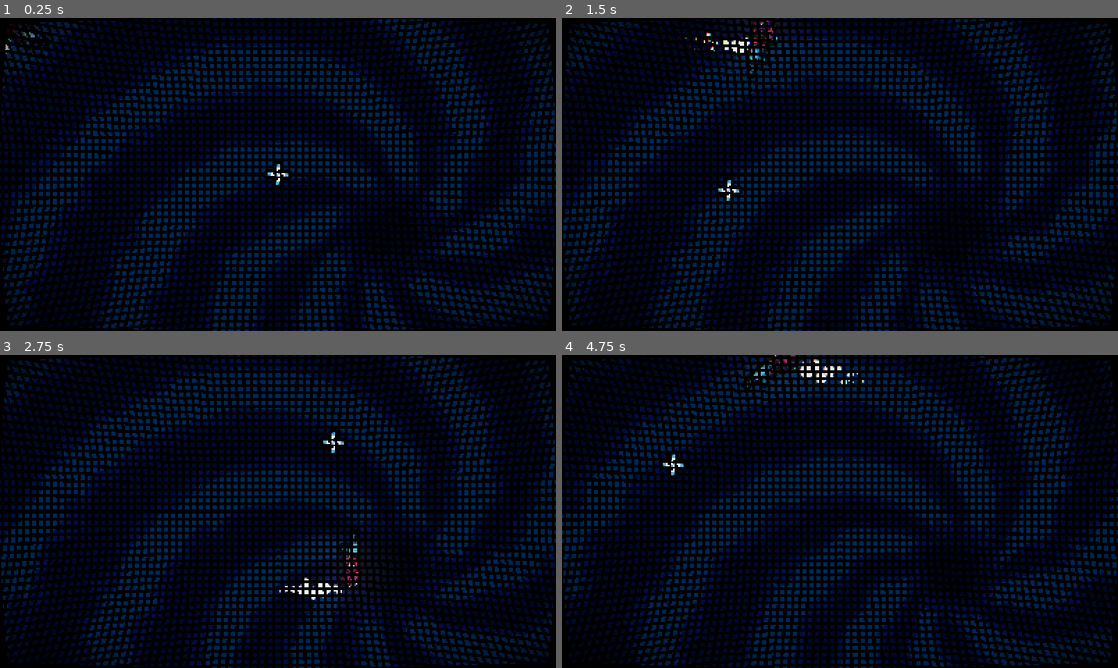
Above: before the commit, frames 1-4 (two rows, left to right).
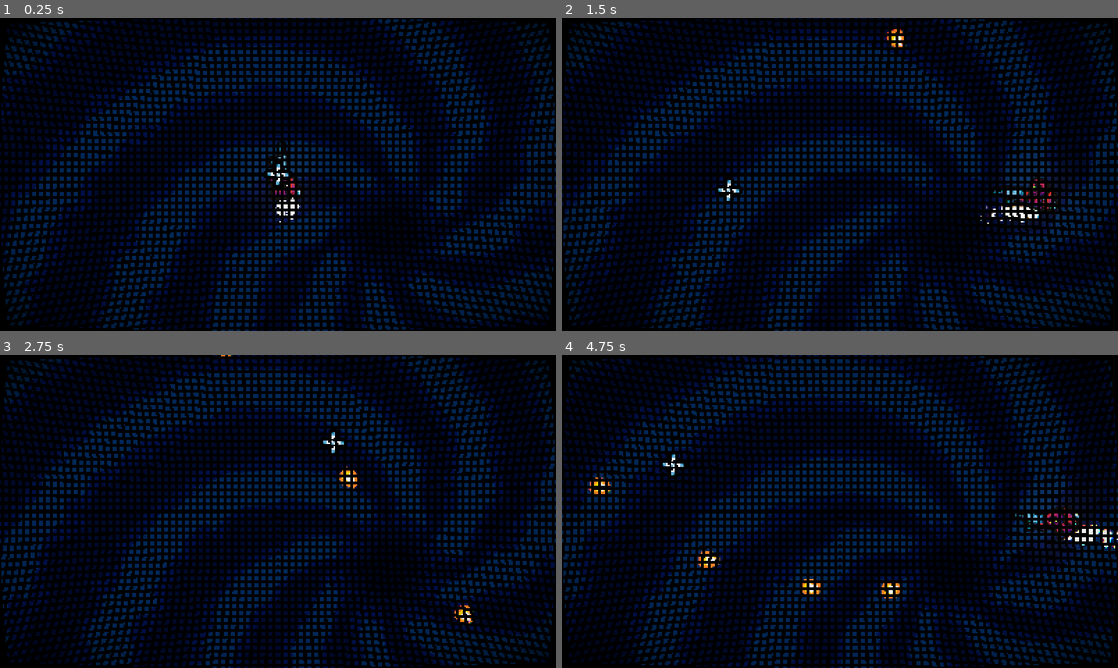
Above: after the commit, the same moments.

Repository: nemene21/gmtk-2023
Game: Godot game, scene res://scenes/main.tscn
Two runs of this game, one before a commit and one after it. Both use one fixed random seed, a clock stepped at 60 frames per second and the inputs below.
Inputs (mouse positions are in pixels of both pictures, inside the frame that each line leads up to):
- Up to frame 1 (0.25 s): no input
- Up to frame 2 (1.5 s): move the mouse to (962, 158) at 0.52 s; press the mouse at (962, 158) at 0.53 s; hold D (right) 0.53-1.28 s; move the mouse to (728, 190) at 1.27 s; release the mouse at (728, 190) at 1.28 s; hold S (down) from 1.28 s (still down); click (728, 190) at 1.35 s
- Up to frame 3 (2.75 s): move the mouse to (333, 442) at 2.02 s; release S (down) at 2.03 s; press the mouse at (333, 442) at 2.03 s; hold D (right) from 2.03 s (still down)
- Up to frame 4 (4.75 s): move the mouse to (812, 574) at 2.77 s; release D (right) at 2.78 s; release the mouse at (812, 574) at 2.78 s; hold W (up) 2.78-3.53 s; click (812, 574) at 2.85 s; move the mouse to (1006, 558) at 3.52 s; press the mouse at (1006, 558) at 3.53 s; hold A (left) from 3.53 s (still down); move the mouse to (673, 464) at 4.27 s; release the mouse at (673, 464) at 4.28 s; click (673, 464) at 4.35 s

The runs differ from the first frame. In frame 1, 0.4% of the frame differs, in the area x 0-55%, y 1-66%; in frame 2, 0.8%; in frame 3, 0.5%; in frame 4, 1.0%, in the area x 4-100%, y 0-78%.

Commit message:
shooting

Diff:
--- a/scenes/main.tscn
+++ b/scenes/main.tscn
@@ -34,6 +34,7 @@
 position = Vector2(480, 270)
 
 [node name="Player" parent="." instance=ExtResource("1_3v7hw")]
+position = Vector2(482, 288)
 
 [node name="bg_layer" type="CanvasLayer" parent="."]
 layer = -1
--- a/scenes/player/gun.gd
+++ b/scenes/player/gun.gd
@@ -4,18 +4,19 @@
 @onready var reload_timer := $reload_timer
 @onready var animation_player := $AnimationPlayer
 @onready var flasher := $ak/flasher
+@onready var barrel := $ak/barrel
 
 @onready var player : CharacterBody2D = get_parent()
 
+const bullet_scene := preload("res://scenes/player/projectile/player_bullet.tscn")
 var reloaded := true
-
 signal shot
 
 func _process(delta):
 	var difference : Vector2 = get_global_mouse_position() - global_position
 	rotation = lerp_angle(rotation, difference.angle(), delta * 16)
 
-	gun_sprite.flip_v = get_global_mouse_position().x < global_position.x
+	gun_sprite.scale.y = int(get_global_mouse_position().x > global_position.x) * 2 - 1
 
 	show_behind_parent = get_global_mouse_position().y < global_position.y
 
@@ -34,5 +35,11 @@
 
 	player.camera.shake(4, 20, 0.1, direction.angle())
 
+	var bullet := bullet_scene.instantiate()
+	bullet.global_position = barrel.global_position
+	bullet.velocity = direction * 1000
+
+	player.get_parent().add_child(bullet)
+
 func _on_reload_timer_timeout():
 	reloaded = true
--- a/scenes/player/player.tscn
+++ b/scenes/player/player.tscn
@@ -297,6 +297,9 @@
 
 [node name="flasher" parent="gun_anchor/ak" instance=ExtResource("5_68740")]
 
+[node name="barrel" type="Node2D" parent="gun_anchor/ak"]
+position = Vector2(13.3333, -2.66667)
+
 [node name="AnimationPlayer" type="AnimationPlayer" parent="gun_anchor"]
 libraries = {
 "": SubResource("AnimationLibrary_25fki")
--- /dev/null
+++ b/scenes/player/projectile/player_bullet.gd
@@ -0,0 +1,7 @@
+extends CharacterBody2D
+
+@onready var sprite := $sprite
+
+func _physics_process(delta):
+	sprite.rotation = velocity.angle()
+	move_and_slide()
--- /dev/null
+++ b/scenes/player/projectile/player_bullet.tscn
@@ -0,0 +1,55 @@
+[gd_scene load_steps=6 format=3 uid="uid://d0ixi6uo2equh"]
+
+[ext_resource type="Script" path="res://scenes/player/projectile/player_bullet.gd" id="1_pkm8x"]
+[ext_resource type="Texture2D" uid="uid://bn6bse7nojvbl" path="res://scenes/player/bullet.png" id="2_c3a08"]
+
+[sub_resource type="Animation" id="Animation_w58g7"]
+resource_name = "spawn"
+length = 0.1
+step = 0.025
+tracks/0/type = "value"
+tracks/0/imported = false
+tracks/0/enabled = true
+tracks/0/path = NodePath("sprite:scale")
+tracks/0/interp = 1
+tracks/0/loop_wrap = true
+tracks/0/keys = {
+"times": PackedFloat32Array(0, 0.025, 0.1),
+"transitions": PackedFloat32Array(-2, -2, -2),
+"update": 0,
+"values": [Vector2(0, 0), Vector2(5, 5), Vector2(3, 3)]
+}
+
+[sub_resource type="Animation" id="Animation_6ebss"]
+length = 0.001
+tracks/0/type = "value"
+tracks/0/imported = false
+tracks/0/enabled = true
+tracks/0/path = NodePath("sprite:scale")
+tracks/0/interp = 1
+tracks/0/loop_wrap = true
+tracks/0/keys = {
+"times": PackedFloat32Array(0),
+"transitions": PackedFloat32Array(1),
+"update": 0,
+"values": [Vector2(3, 3)]
+}
+
+[sub_resource type="AnimationLibrary" id="AnimationLibrary_gqtgu"]
+_data = {
+"RESET": SubResource("Animation_6ebss"),
+"spawn": SubResource("Animation_w58g7")
+}
+
+[node name="player_bullet" type="CharacterBody2D"]
+script = ExtResource("1_pkm8x")
+
+[node name="sprite" type="Sprite2D" parent="."]
+scale = Vector2(3, 3)
+texture = ExtResource("2_c3a08")
+
+[node name="AnimationPlayer" type="AnimationPlayer" parent="."]
+autoplay = "spawn"
+libraries = {
+"": SubResource("AnimationLibrary_gqtgu")
+}
Not shown, added: scenes/items/bouncysubstance.png.import
Not shown, added: scenes/items/patientdemise.png.import
Not shown, added: scenes/items/voidsedge.png.import
Not shown, added: scenes/player/bullet.png.import
